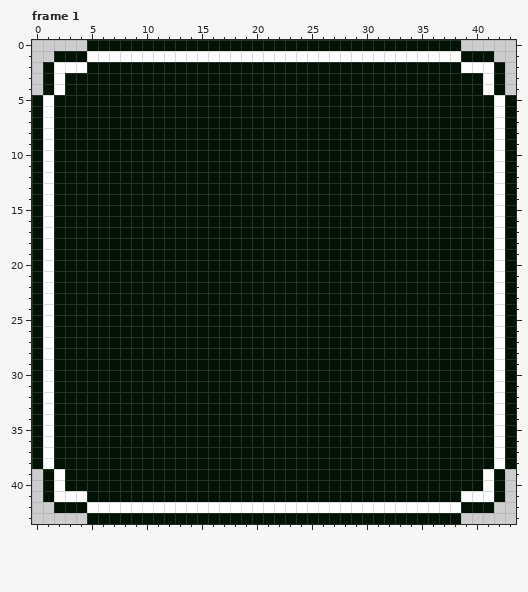
One commit to this pixel-art file: graphics/sprites/UI.ase. The picture above was drawn from the file before the commit.
44x44 pixels, 7 frames. Shown: frame 1. The commit also changed other frames, which this record leaves out.
The same view after the edit:
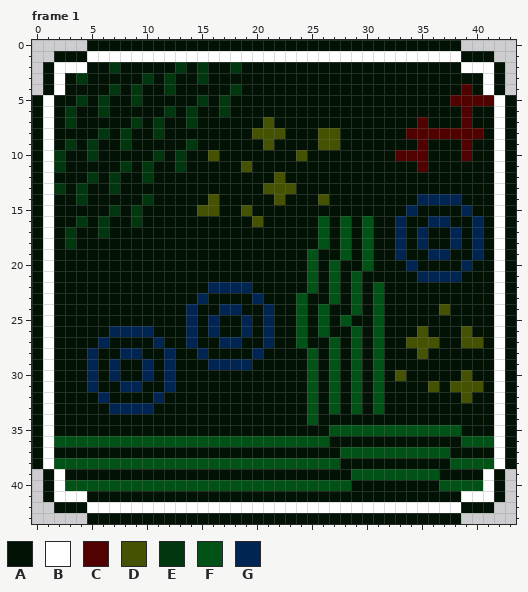
Palette (. is transparent): A #021305  B #ffffff  C #520101  D #455201  E #01370f  F #015216  G #012552
Difference:
Changed rows in their new state; - is an unchanged pixel.
Frame 1:
first column x 2:
 2 -----E-----E-E--E-----------------------
 3 --E-----E-E--E--------------------------
 4 -----E-E--E-----E--------------------C--
 5 --E-E--E-----E-E--------------------CCCC
 6 -E--E-----E-E--E---------------------C--
 7 -E-----E-E--E------D-------------C---C--
 8 ----E-E--E--------DDD---DD------CCCCCCC-
 9 -E-E--E-----E------D----DD-------C---C--
10 E--E-----E-E--D-------D--------CCC---C--
11 E-----E-E--E-----D---------------C------
12 ---E-E--E-----------D-------------------
13 E-E--E-------------DDD------------------
14 --E-----E-----D-----D---D--------GGGG---
15 -----E-E-----DD--D--------------G----G--
16 --E-E--E----------D-----F-F-F--G--GG--G-
17 -E--E-------------------F-F-F--G-G--G-G-
18 -E----------------------F-F-F--G-G--G-G-
19 -----------------------F--F-F--G--GG--G-
20 -----------------------F-F--F---G----G--
21 -----------------------F-F-F-----GGGG---
22 --------------GGGG-----F-F-F-F----------
23 -------------G----G---F--F-F-F----------
24 ------------G--GG--G--F-F--F-F-----D----
25 ------------G-G--G-G--F-F-F--F----------
26 -----GGGG---G-G--G-G--F-F--F-F---D---D--
27 ----G----G--G--GG--G--F--F-F-F--DDD--DD-
28 ---G--GG--G--G----G----F-F-F-F---D------
29 ---G-G--G-G---GGGG-----F-F-F-F----------
30 ---G-G--G-G------------F-F-F-F-D-----D--
31 ---G--GG--G------------F-F-F-F----D-DDD-
32 ----G----G-------------F-F-F-F-------D--
33 -----GGGG--------------F-F-F-F----------
34 -----------------------F----------------
35 -------------------------FFFFFFFFFFFF---
36 FFFFFFFFFFFFFFFFFFFFFFFFF------------FFF
37 --------------------------FFFFFFFFFF----
38 FFFFFFFFFFFFFFFFFFFFFFFFFF----------FFFF
39 ---------------------------FFFFFFFF-----
40 -FFFFFFFFFFFFFFFFFFFFFFFFFF--------FFFF-
Pixel boxes of the changes (left, top, right, bottom) in both pictures:
changed: (54, 62, 494, 491)
